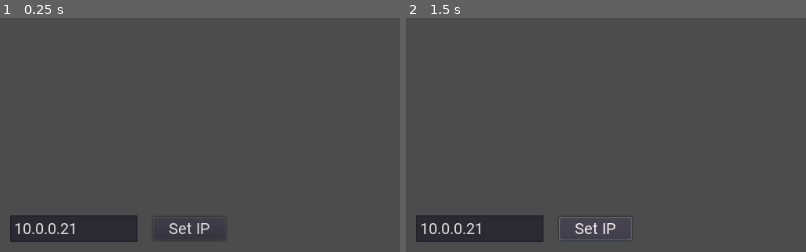
Above: before the commit, frames 1-2 (left to right).
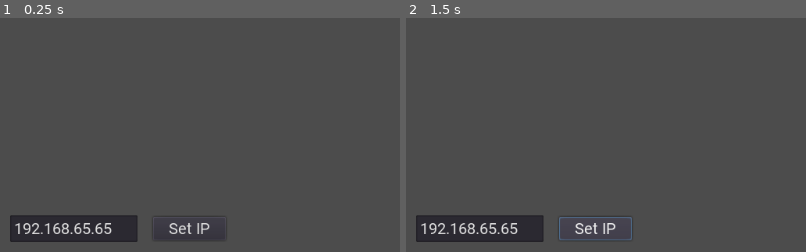
Above: after the commit, the same moments.

Repository: Kecerim24/OpenWebif
Game: Godot game, scene res://scenes/menu.tscn
Two runs of this game, one before a commit and one after it. Both use one fixed random seed, a clock stepped at 60 frames per second and the inputs below.
Inputs (mouse positions are % of the whole screen's width and height, from its top left):
- Up to frame 1 (0.25 s): no input
- Up to frame 2 (1.5 s): click (15, 3) at 0.52 s; type "12" at 0.6 s; click "Set IP" at 1.25 s
The pictures show only the part of the screen within x 0-50%, y 50-100%; the shares and areas given below are measured in that part.

The runs differ from the first frame. In frame 1, 0.6% of the frame differs, in the area x 5-28%, y 87-93%; in frame 2, 0.6%.
Error in both runs: Invalid get index 'services' (on base: 'Nil'). (res://scripts/menu.gd:12)

Commit message:
Some changes

Diff:
--- a/scenes/menu.tscn
+++ b/scenes/menu.tscn
@@ -36,7 +36,7 @@
 margin_top = -47.0
 margin_right = 176.0
 margin_bottom = -13.0
-text = "10.0.0.21"
+text = "192.168.65.65"
 placeholder_text = "IP Address"
 
 [node name="ipset" type="Button" parent="."]
--- a/scripts/ProgramList.gd
+++ b/scripts/ProgramList.gd
@@ -9,8 +9,6 @@
 	c.set_nowplaying(np)
 	c.set_longdesc(longdesc)
 	c.url = url
-
-
 
 	$ScrollList/List.add_child(c)
 
--- a/scripts/SearchableList.gd
+++ b/scripts/SearchableList.gd
@@ -3,7 +3,11 @@
 signal selected(what)
 
 func clear():
-	for item in $ScrollList/List.get_children(): item.queue_free()
+	for item in $ScrollList/List.get_children():
+		item.queue_free()
+		item.remove_and_skip()
+
+	print($ScrollList/List.get_child_count())
 
 func add_item(t):
 	var b = Button.new()
@@ -11,6 +15,7 @@
 	b.align = ALIGN_BEGIN
 	b.clip_text = true
 	b.connect("pressed",self,"emit_signal",["selected",$ScrollList/List.get_child_count()])
+
 	$ScrollList/List.add_child(b)
 
 func get_at(idx):
--- a/scripts/channel.gd
+++ b/scripts/channel.gd
@@ -6,7 +6,7 @@
 	pass # Replace with function body.
 
 func set_channel_name(t):
-	$Control/name.text = t
+	if t != null: $Control/name.text = t
 
 
 func set_nowplaying(t):
@@ -15,14 +15,14 @@
 		$Popup/np.text = t
 
 func set_longdesc(t):
-	if t != null:
-		$Popup/longdesc.text = t
+	if t != null: $Popup/longdesc.text = t
 
 func get_name():
 	return $Control/name.text
 
 func play_pressed():
-	OS.execute("vlc", [url], false)
+	var err = OS.execute("vlc", [url], false)
+	if err != 0: print("Error opening vlc")
 
 func _on_Control_mouse_entered():
 	$Popup.show()
--- a/scripts/menu.gd
+++ b/scripts/menu.gd
@@ -10,6 +10,9 @@
 
 func allservices_request_completed(result, response_code, headers, body):
 	services = JSON.parse(body.get_string_from_utf8()).result.services
+	$groups.clear()
+	#
+	print($groups.has_items())
 	for service in services:
 		$groups.add_item(service.servicename)
 
Not shown, changed: .gitignore
